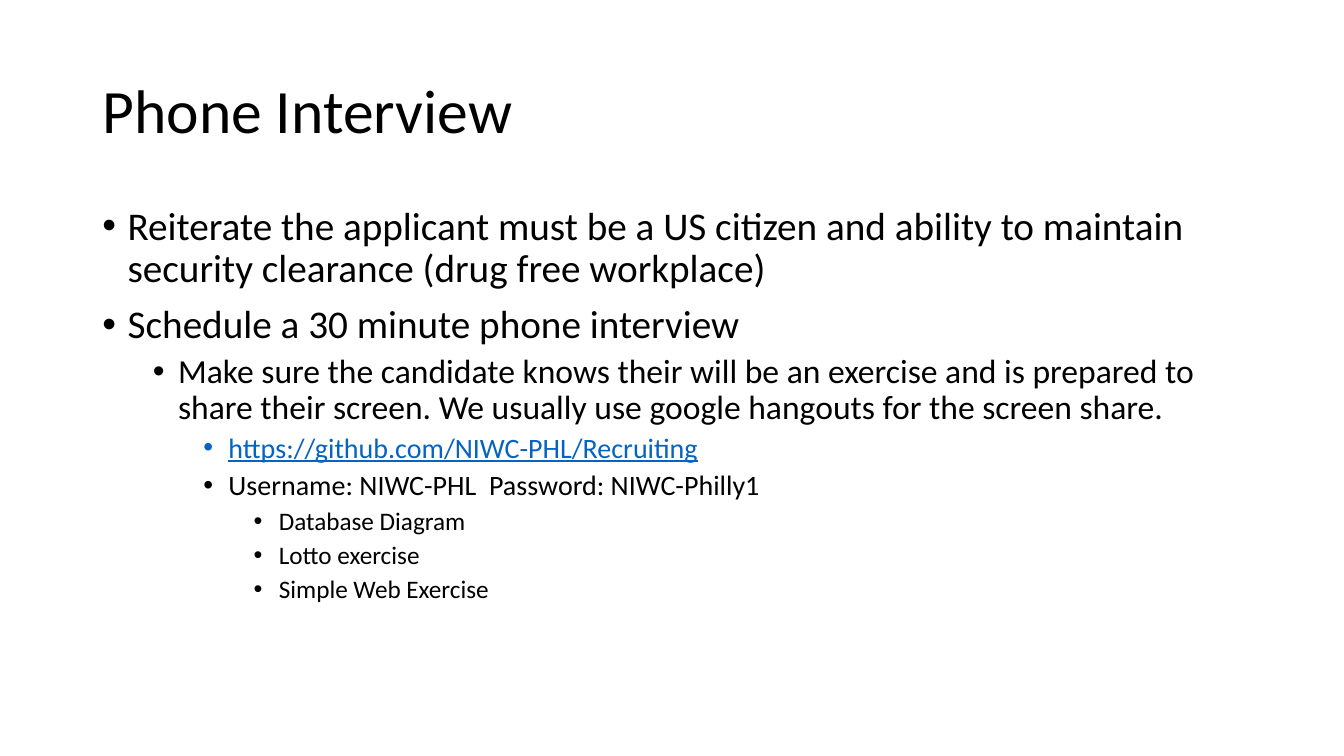
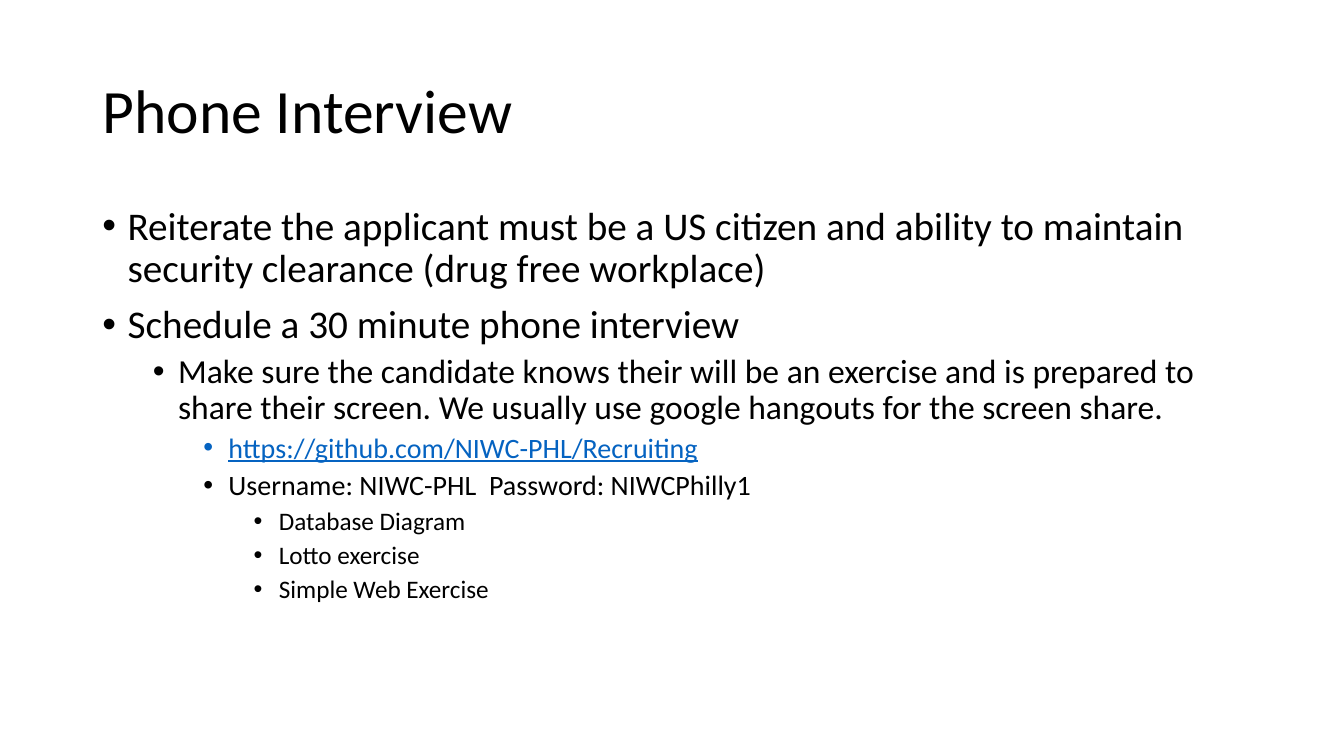
Before and after one commit to NIWC-PHL/Recruiting, a slide deck: slide 4 of Software Developer Hiring Process.pptx. Drawn at 1344x756 pixels with LibreOffice and Linux fonts; fonts in the diff are those of the drawing. Boxes give left, top, right and bottom in pixels: in the first picture for what was removed or moved away, otherwise in the second. Text is boxed around its words. In the diff, an @@ line names an element or a change of style, - is before the commit and + after.

```diff
--- a/Software Developer Hiring Process.pptx
+++ b/Software Developer Hiring Process.pptx
@@ text at (x1=228, y1=475, x2=751, y2=500): text changed @@
-    • Username: NIWC-PHL Password: NIWC-Philly1
+    • Username: NIWC-PHL Password: NIWCPhilly1
```
Also in this commit, not shown: 3 slides added.
